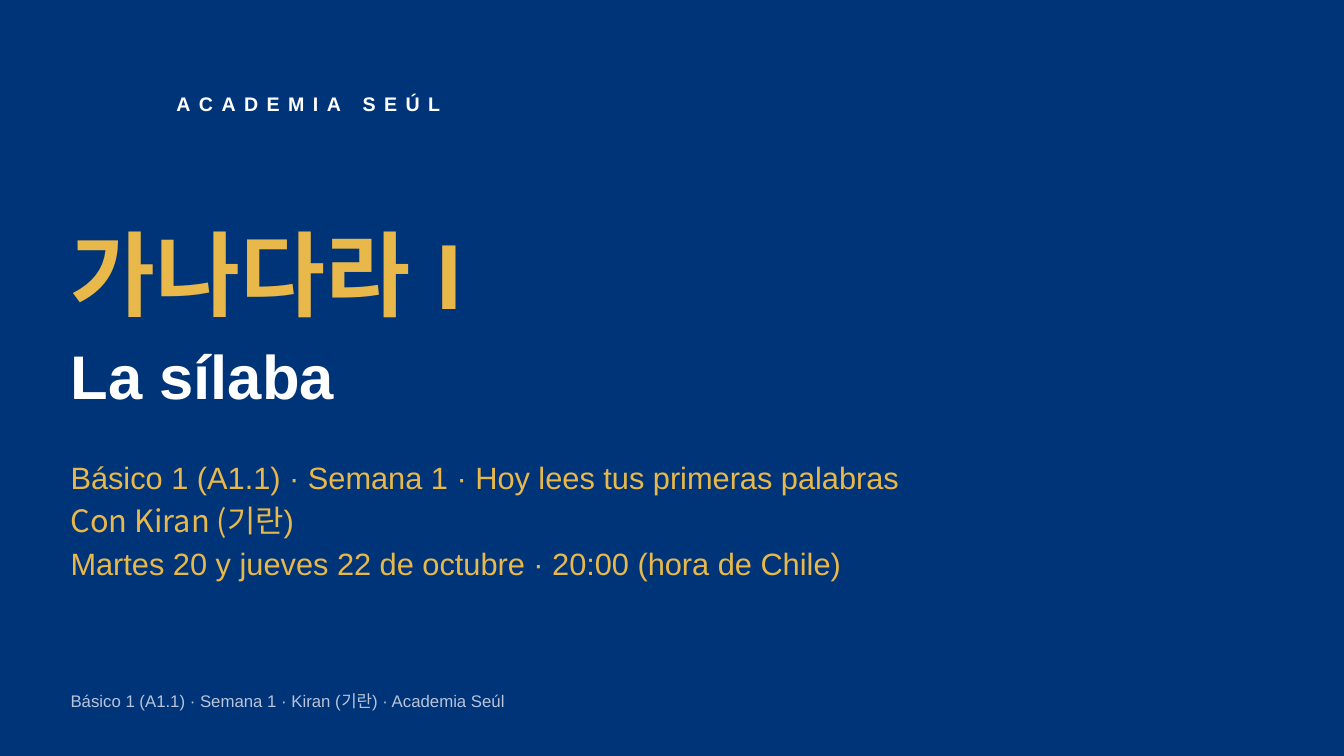
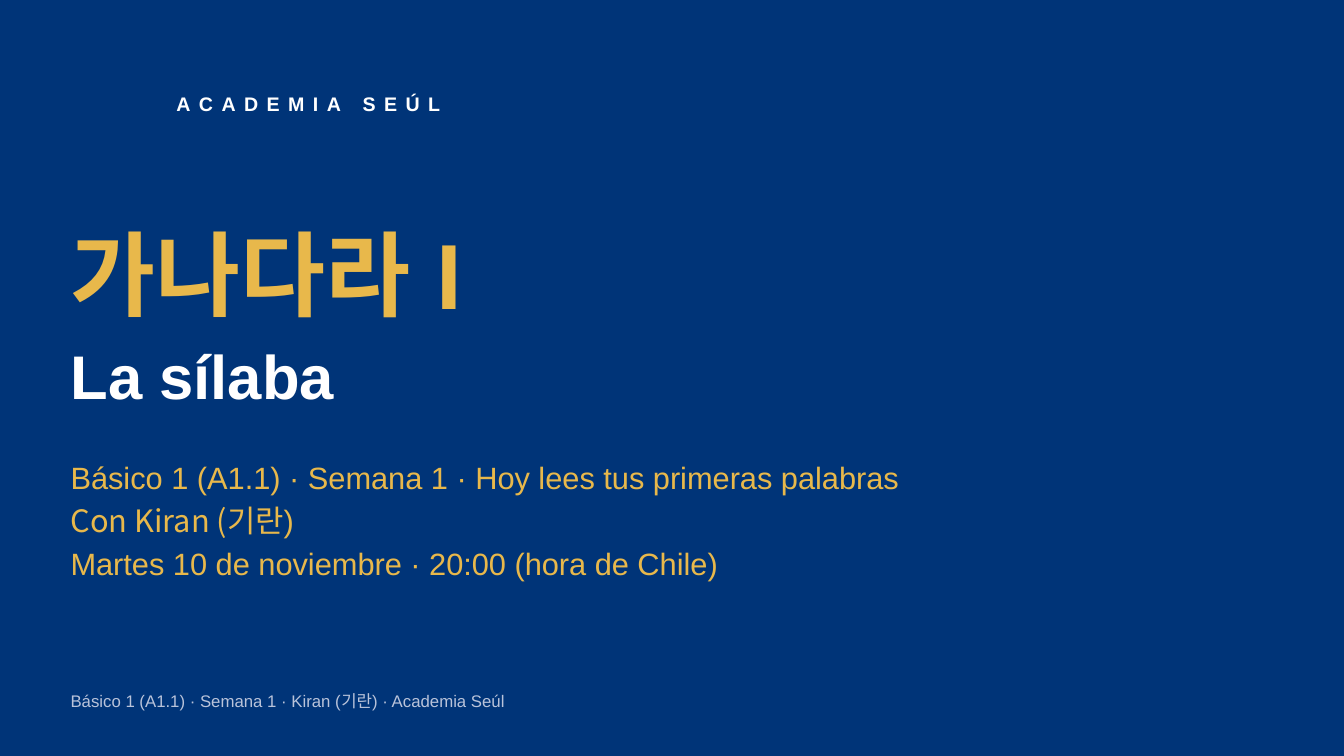
Before and after one commit to academiaseul/ACADEMIASEULWEB, a slide deck: slide 2 of Curriculo/Fase2_Basico1/decks/Basico1_S01_Kiran.pptx. Drawn at 1344x756 pixels with LibreOffice and Linux fonts; fonts in the diff are those of the drawing; background and template pictures are left out. Boxes give left, top, right and bottom in pixels: in the first picture for what was removed or moved away, otherwise in the second. Text is boxed around its words. In the diff, an @@ line names an element or a change of style, - is before the commit and + after.

```diff
--- a/Curriculo/Fase2_Basico1/decks/Basico1_S01_Kiran.pptx
+++ b/Curriculo/Fase2_Basico1/decks/Basico1_S01_Kiran.pptx
@@ text at bbox=[71, 552, 717, 581]: text changed @@
-Martes 20 y jueves 22 de octubre · 20:00 (hora de Chile)
+Martes 10 de noviembre · 20:00 (hora de Chile)
```
Also in this commit, not shown: 2 other slides changed, 23 other files.
